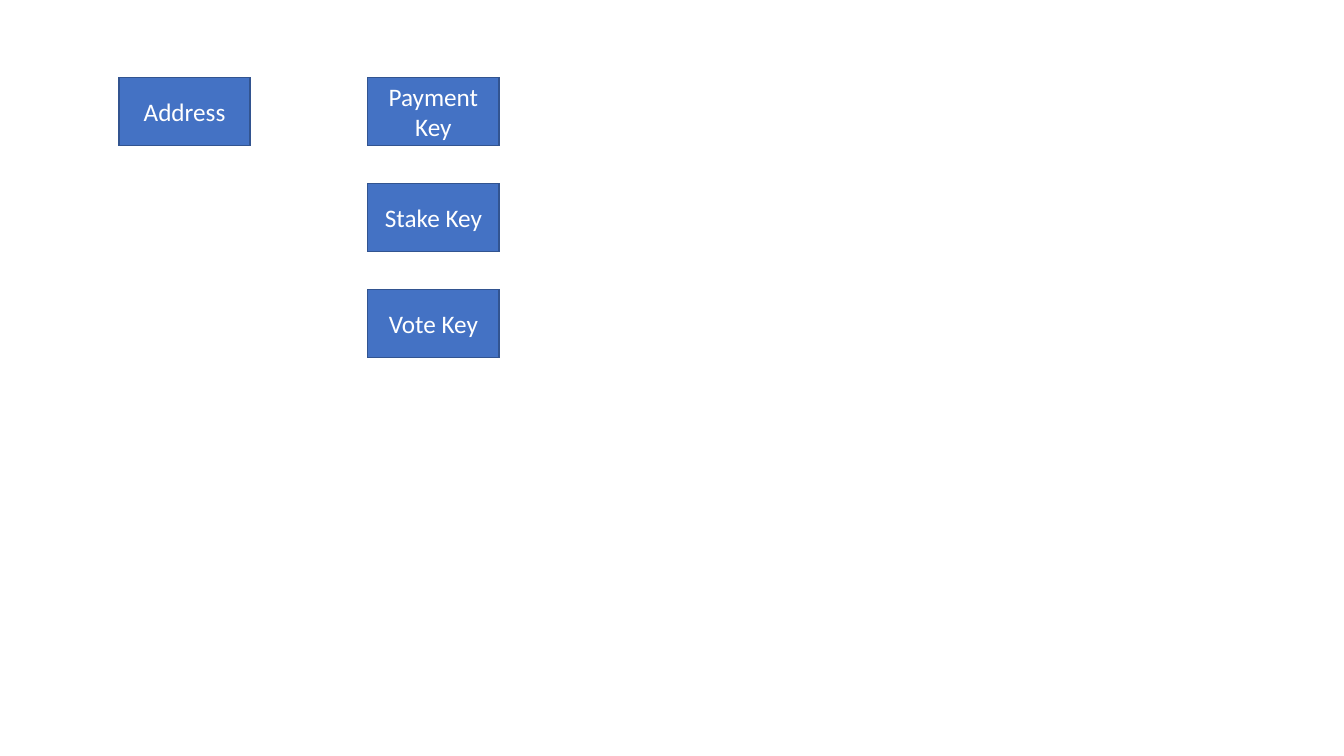
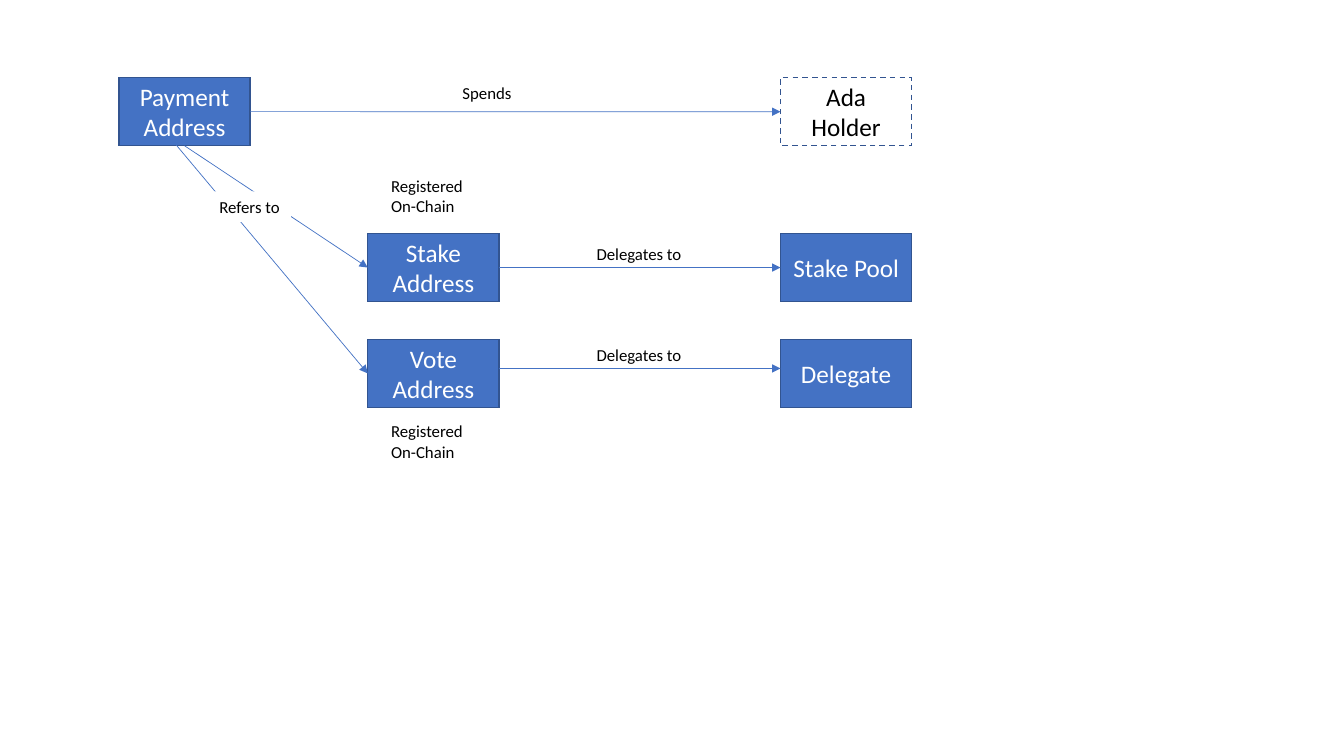
Before and after one commit to IntersectMBO/cardano-ledger, a slide deck: slide 1 of voltaire/design-doc/Indirection.pptx. Drawn at 1344x756 pixels with LibreOffice and Linux fonts; fonts in the diff are those of the drawing. Boxes give left, top, right and bottom in pixels: in the first picture for what was removed or moved away, otherwise in the second. Text is boxed around its words. In the diff, an @@ line names an element or a change of style, - is before the commit and + after.

Commit message:
added diagram of address structure

```diff
--- a/voltaire/design-doc/Indirection.pptx
+++ b/voltaire/design-doc/Indirection.pptx
@@ rectangle removed at (368,78,499,146) @@
-Payment Key
@@ text added at (462,87,511,102), 12 pt, text #000000 @@
+Spends
@@ rectangle added at (780,78,911,146), fill #FFFFFF, outline #325491 1 pt dashed, 18 pt, text #000000 @@
+Ada
+Holder
@@ text in rectangle at (140,90,230,136): text changed @@
-Address
+Payment
+Address
@@ arrow added from (250, 112) to (780, 112), #4472C4 0.5 pt @@
@@ arrow added from (171, 139) to (368, 374), #4472C4 0.5 pt @@
@@ arrow added from (185, 146) to (368, 267), #4472C4 0.5 pt @@
@@ text added at (219,201,279,213), 12 pt, text #000000 @@
+Refers to
@@ text added at (391,180,463,212), 12 pt, text #000000 @@
+Registered On-Chain
@@ rectangle "Stake Address": place and size @@
-rectangle "Stake Address" at (368,184,499,252)
+rectangle "Stake Address" at (368,234,499,302)
@@ rectangle added at (780,234,911,302), fill #4472C4, outline #325491 1 pt, 18 pt, text #FFFFFF @@
+Stake Pool
@@ text in rectangle at (393,244,475,292): text changed @@
-Stake Key
+Stake Address
@@ arrow added from (499, 267) to (780, 267), #4472C4 0.5 pt @@
@@ text added at (597,248,681,263), 12 pt, text #000000 @@
+Delegates to
@@ rectangle "Vote Address": place and size @@
-rectangle "Vote Address" at (368,289,499,358)
+rectangle "Vote Address" at (368,340,499,408)
@@ text in rectangle at (393,352,475,398): text changed @@
-Vote Key
+Vote Address
@@ text added at (597,349,681,364), 12 pt, text #000000 @@
+Delegates to
@@ rectangle added at (780,340,911,408), fill #4472C4, outline #325491 1 pt, 18 pt, text #FFFFFF @@
+Delegate
@@ arrow added from (499, 369) to (780, 369), #4472C4 0.5 pt @@
@@ text added at (391,425,463,458), 12 pt, text #000000 @@
+Registered On-Chain
```
Also in this commit, not shown: 3 other files.
